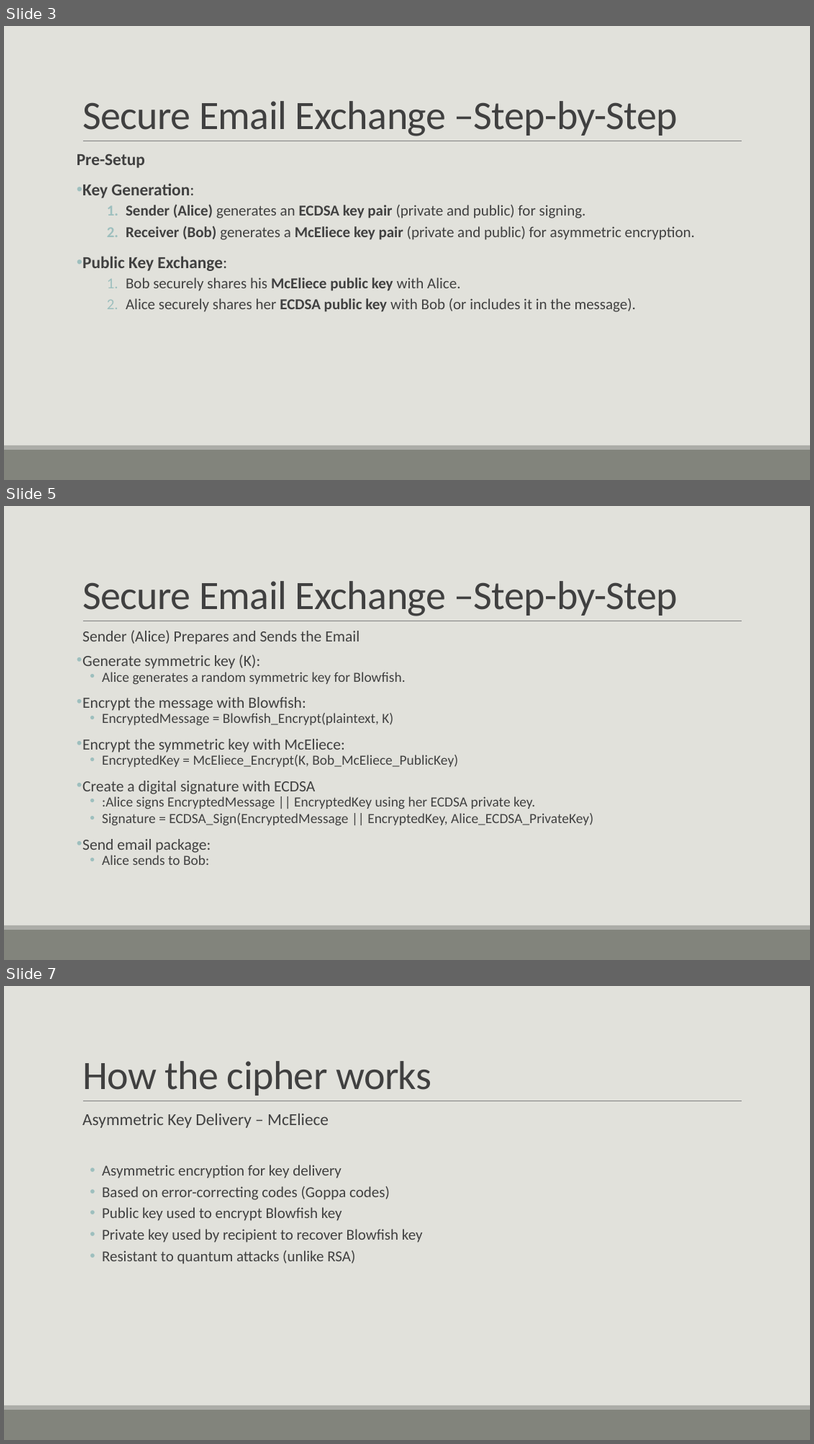
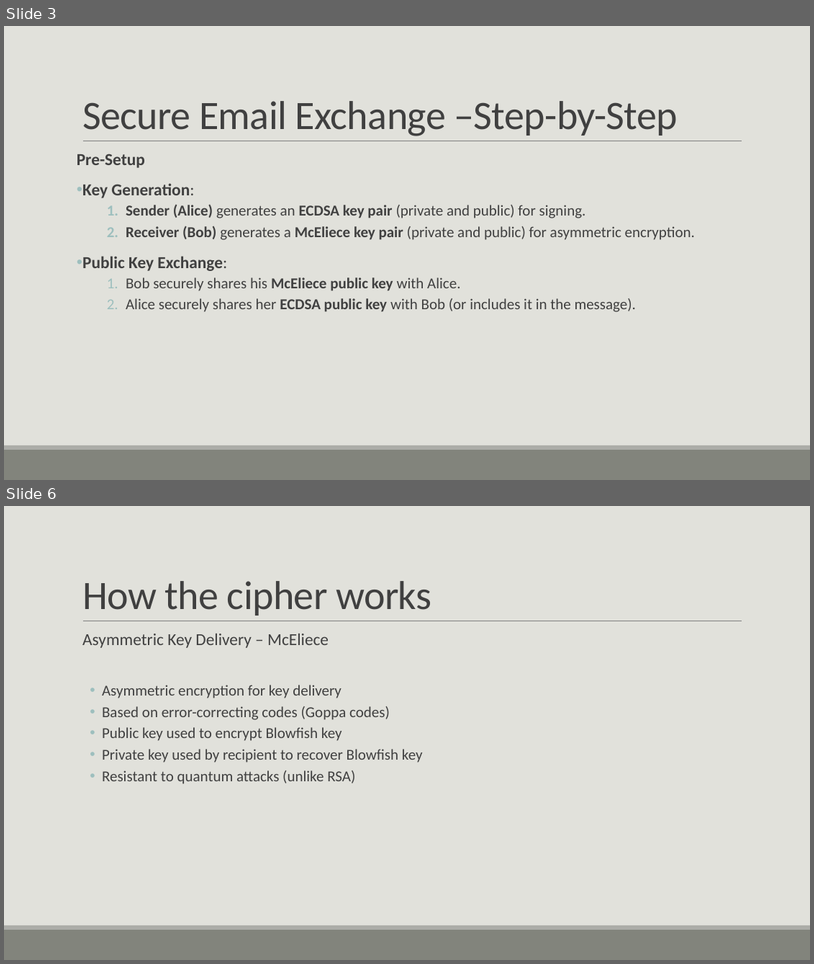
Before and after one commit to ShlomiFridman/CryptoProject2025, a slide deck: example.pptx. Shown one above the other, each under a label of ours: slides 3, 5 and 7 before the commit, slides 3 and 6 after it; the slides between them are not shown. The pictures are 814x1444 and 814x964 pixels, drawn with LibreOffice and Linux fonts; fonts in the diff are those of the drawing. Boxes give left, top, right and bottom in pixels: in the first picture for what was removed or moved away, otherwise in the second. Text is boxed around its words. In the diff, an @@ line names an element or a change of style, - is before the commit and + after.

```diff
--- a/example.pptx
+++ b/example.pptx
@@ slide 5 removed at (x1=4, y1=506, x2=810, y2=960), background #E1E1DB; not listed: 3 template elements that a slide beside it also shows @@
@@ title removed at (x1=82, y1=581, x2=678, y2=616) @@
-Secure Email Exchange –Step-by-Step
@@ text removed at (x1=82, y1=630, x2=594, y2=865) @@
-  Sender (Alice) Prepares and Sends the Email
-• Generate symmetric key (K):
-  • Alice generates a random symmetric key for Blowfish.
-• Encrypt the message with Blowfish:
-  • EncryptedMessage = Blowfish_Encrypt(plaintext, K)
-• Encrypt the symmetric key with McEliece:
-  • EncryptedKey = McEliece_Encrypt(K, Bob_McEliece_PublicKey)
-• Create a digital signature with ECDSA
-  • :Alice signs EncryptedMessage || EncryptedKey using her ECDSA private key.
-  • Signature = ECDSA_Sign(EncryptedMessage || EncryptedKey, Alice_ECDSA_PrivateKey)
-• Send email package:
-  • Alice sends to Bob:
@@ what was slide 7 is now slide 6 @@
```
Also in this commit, not shown: 2 slides changed, 1 other file.
